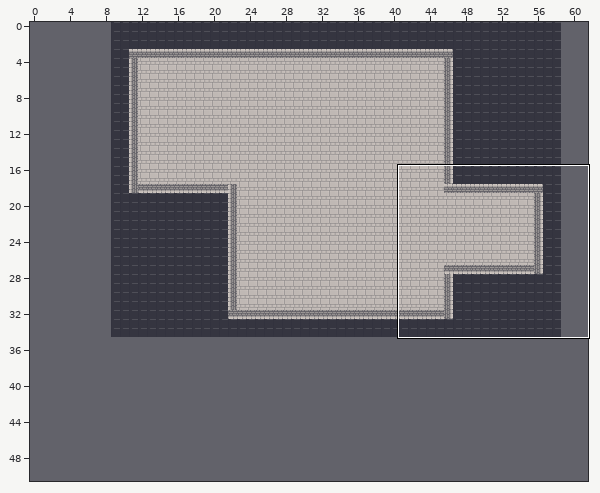
A Tiled map (JSON) gets an edit: assets/tilemap/nivel2.json. Above: a wide view before the commit, with the close-up outlined.
Close-up. Before the commit:
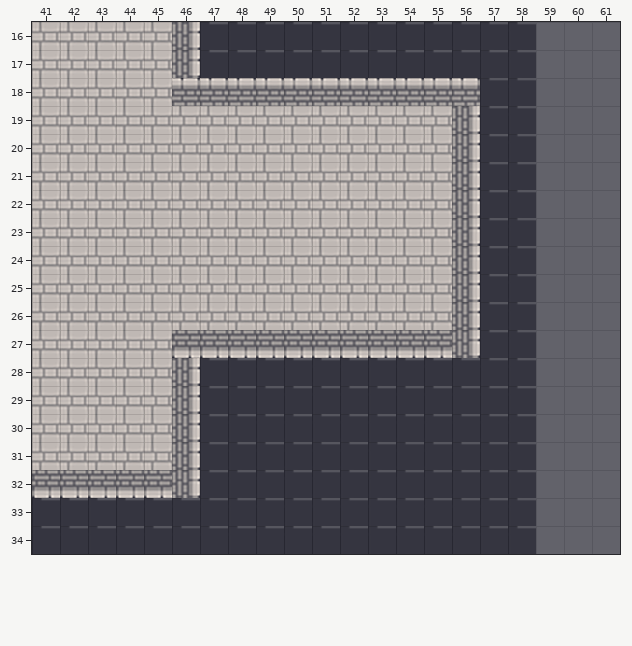
Cells are 60x60 px. Shown: x 41..61, y 16..34. The commit also changed other parts of the map, which this record leaves out. The old version is drawn lined up with the new one.
And afterwards:
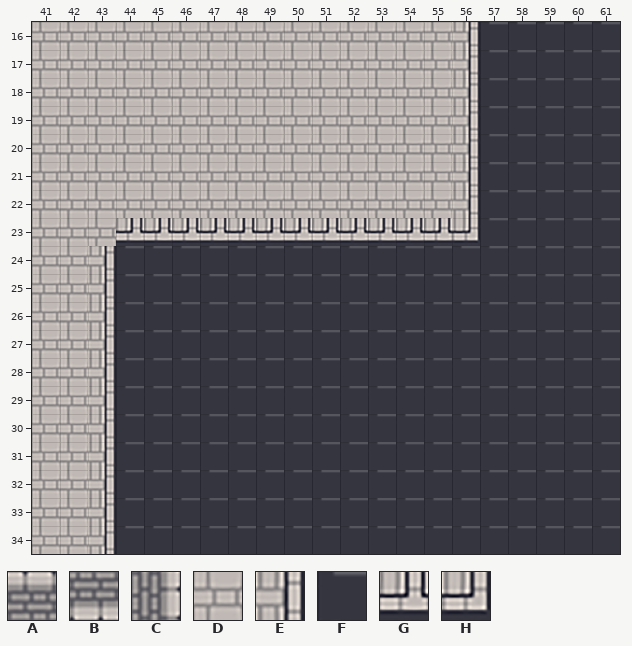
Key: from "dungeon": A 72, B 72 turned 180, C 72 turned 90, D 226, E 228, F 243, G 255, H 256.
_ is an empty cell.
Difference:
map size 50x35 -> 62x51 cells (old content now starts at 9,0; both pictures use the new coordinates)
Layer "paredes":
y 16..17: x 46 C -> _; x 56 _ -> E
y 18: x 46..56 AAAAAAAAAAA -> __________E
y 19..22: x 56 C -> E
y 23: x 44..56 ____________C -> GGGGGGGGGGGGH
y 24..26: x 43 _ -> E; x 56 C -> _
y 27: x 43 _ -> E; x 46..56 BBBBBBBBBBC -> ___________
y 28..31: x 43 _ -> E; x 46 C -> _
y 32: x 41..46 BBBBBC -> __E___
y 33..34: x 43 _ -> E
Layer "suelo":
y 16..17: x 46..56 _FFFFFFFFFF -> DDDDDDDDDD_; x 59..61 ___ -> FFF
y 18: x 46..55 __________ -> DDDDDDDDDD; x 59..61 ___ -> FFF
y 19..22: x 59..61 ___ -> FFF
y 23: x 44..55 DDDDDDDDDDDD -> ____________; x 59..61 ___ -> FFF
y 24..26: x 43..56 DDDDDDDDDDDDD_ -> _FFFFFFFFFFFFF; x 59..61 ___ -> FFF
y 27: x 43..56 DDD___________ -> _FFFFFFFFFFFFF; x 59..61 ___ -> FFF
y 28..31: x 43..46 DDD_ -> _FFF; x 59..61 ___ -> FFF
y 32: x 41..42 __ -> DD; x 44..46 ___ -> FFF; x 59..61 ___ -> FFF
y 33..34: x 41..43 FFF -> DD_; x 59..61 ___ -> FFF
